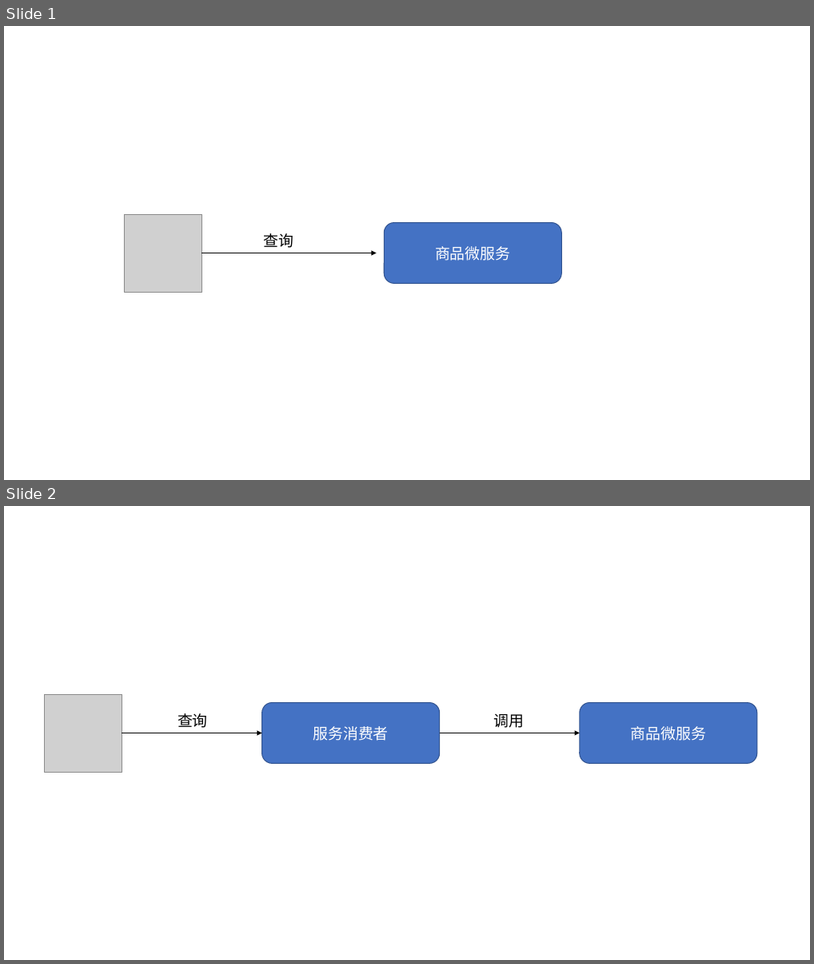
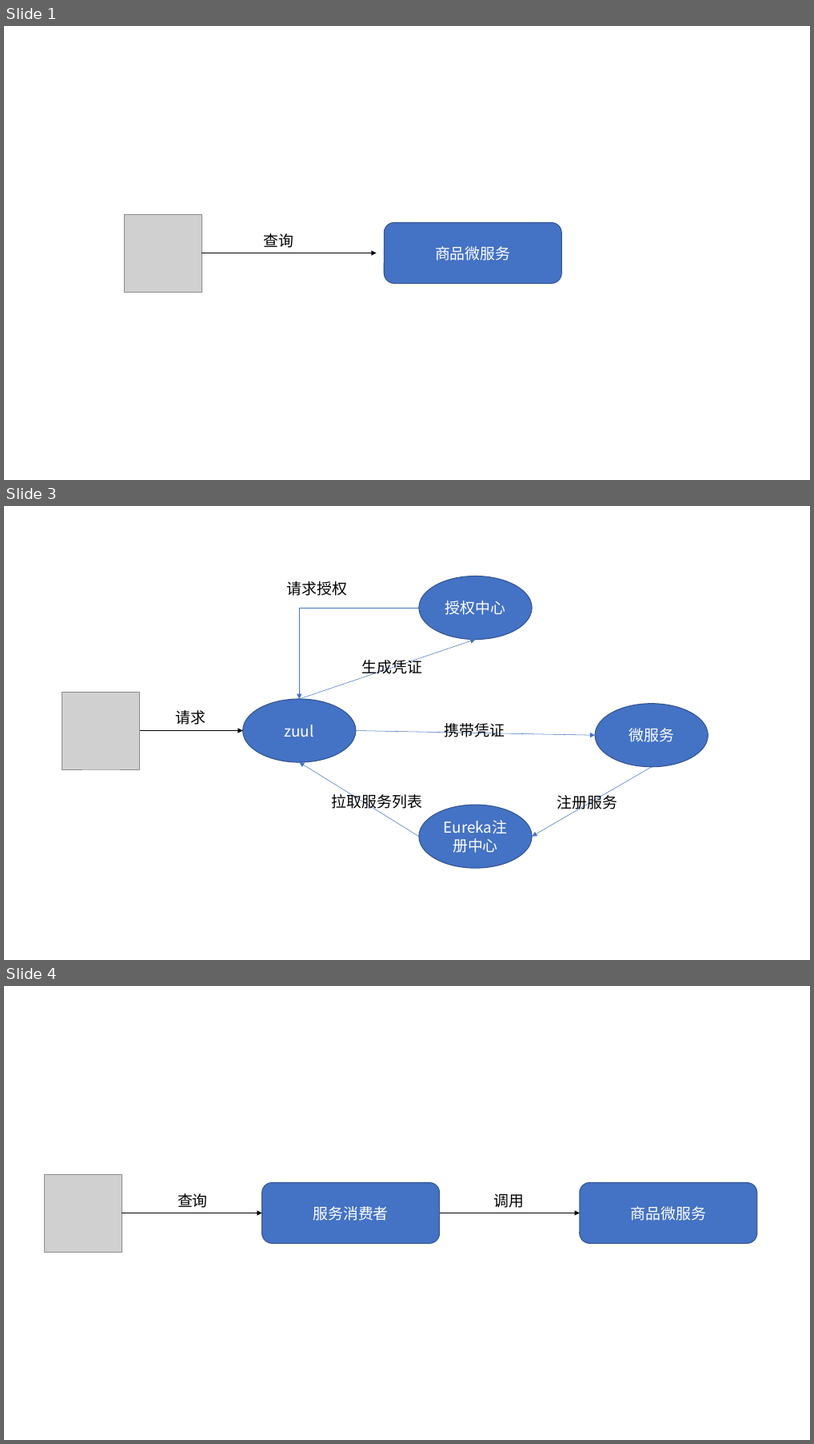
Before and after one commit to Xinwuyaqu/-, a slide deck: 图.pptx. Shown one above the other, each under a label of ours: slides 1 and 2 before the commit, slides 1, 3 and 4 after it; the slides between them are not shown. The pictures are 814x964 and 814x1444 pixels, drawn with LibreOffice and Linux fonts; fonts in the diff are those of the drawing; grey boxes stand for pictures. Boxes give left, top, right and bottom in pixels: in the first picture for what was removed or moved away, otherwise in the second. Text is boxed around its words. In the diff, an @@ line names an element or a change of style, - is before the commit and + after.

```diff
--- a/图.pptx
+++ b/图.pptx
@@ slide 3 added at box(4, 506, 810, 960), background #FFFFFF @@
@@ ellipse added at box(419, 576, 532, 640), fill #4472C4, outline #325491 1 pt, 18 pt, text #FFFFFF @@
+授权中心
@@ text added at box(287, 581, 348, 596), 18 pt, text #000000 @@
+请求授权
@@ elbow arrow added from (419, 608) to (299, 699), #4472C4 0.5 pt @@
@@ arrow added from (299, 699) to (476, 639), #4472C4 0.5 pt @@
@@ text added at box(362, 657, 422, 677), 18 pt, text #000000 @@
+生成凭证
@@ picture added at box(62, 692, 139, 769) @@
@@ text added at box(176, 710, 206, 724), 18 pt, text #000000 @@
+请求
@@ ellipse added at box(243, 699, 356, 763), fill #4472C4, outline #325491 1 pt, 18 pt, text #FFFFFF @@
+zuul
@@ ellipse added at box(596, 704, 709, 767), fill #4472C4, outline #325491 1 pt, 18 pt, text #FFFFFF @@
+微服务
@@ arrow added from (140, 731) to (243, 731), #000000 1.5 pt @@
@@ arrow added from (356, 731) to (596, 736), #4472C4 0.5 pt @@
@@ text added at box(444, 723, 505, 737), 18 pt, text #000000 @@
+携带凭证
@@ arrow added from (419, 836) to (299, 762), #4472C4 0.5 pt @@
@@ arrow added from (652, 767) to (532, 836), #4472C4 0.5 pt @@
@@ text added at box(332, 792, 422, 812), 18 pt, text #000000 @@
+拉取服务列表
@@ text added at box(558, 792, 618, 812), 18 pt, text #000000 @@
+注册服务
@@ ellipse added at box(419, 804, 532, 868), fill #4472C4, outline #325491 1 pt, 18 pt, text #FFFFFF @@
+Eureka注册中心
@@ what was slide 2 is now slide 4 @@
```
Also in this commit, not shown: 1 other slide added, 11 other files.
